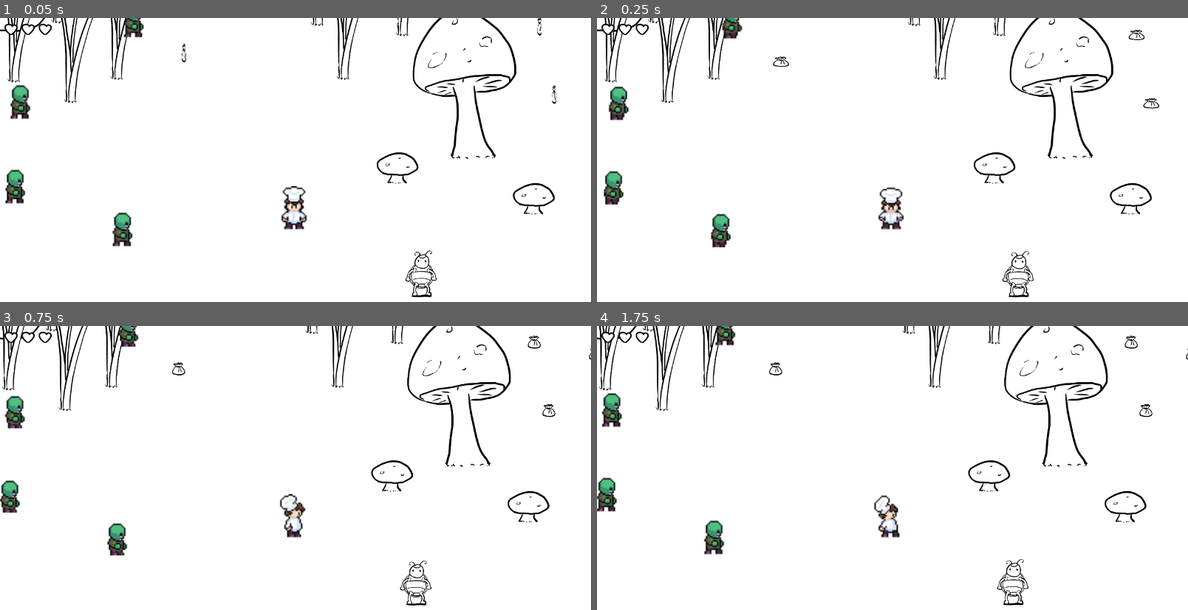
Above: before the commit, frames 1-4 (two rows, left to right).
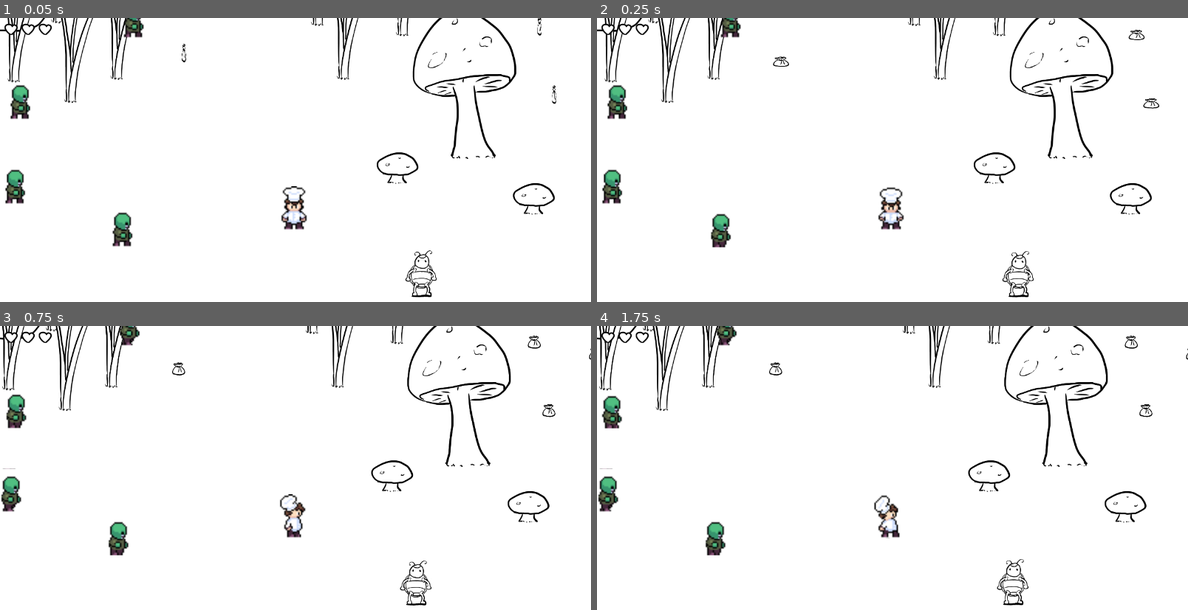
Above: after the commit, the same moments.

Repository: malogal/TrigRPG
Game: Godot game, scene res://scenes/levels/Outside.tscn
Two runs of this game, one before a commit and one after it. Both use one fixed random seed, a clock stepped at 60 frames per second and the inputs below. This scene is started directly instead of the project's main scene.
Inputs (mouse positions are in pixels of both pictures, inside the frame that each line leads up to):
- Up to frame 1 (0.05 s): no input
- Up to frame 2 (0.25 s): no input
- Up to frame 3 (0.75 s): move the mouse to (425, 479) at 0.52 s; hold Right (move_right) from 0.53 s (still down); tap Ctrl (attack) at 0.6 s
- Up to frame 4 (1.75 s): move the mouse to (774, 513) at 1.27 s; release Right (move_right) at 1.28 s; hold Down (move_down) from 1.28 s (still down); tap E (interact) at 1.35 s

Frame 1 is identical in both runs. In frame 2, 0.7% of the frame differs, in the area x 0-25%, y 0-66%; in frame 3, 1.0%, in the area x 0-24%, y 0-81%; in frame 4, 1.0%.

Commit message:
pie and zombie animations added
pie and zombie animations added, zombies animate at different speeds so its not so creepy. need to link pie amount to the correct animation

Diff:
--- a/scenes/characters/Enemy.gd
+++ b/scenes/characters/Enemy.gd
@@ -26,6 +26,7 @@
 
 func _ready():
 	randomize()
+	$anims.speed_scale = randf_range(0.25,2)
 
 func _physics_process(_delta):
 
--- a/scenes/characters/debug_character.tscn
+++ b/scenes/characters/debug_character.tscn
@@ -1,29 +1,34 @@
-[gd_scene load_steps=4 format=3]
+[gd_scene load_steps=4 format=3 uid="uid://bk42yg5aycg0t"]
 
 [ext_resource type="FontFile" uid="uid://dxsjw0432epve" path="res://fonts/Candy Demo.ttf" id="1"]
 [ext_resource type="Script" path="res://scenes/characters/debug_character.gd" id="2"]
 
-[sub_resource type="FontFile" id=1]
-size = 32
-font_data = ExtResource( 1 )
+[sub_resource type="FontFile" id="1"]
+fallbacks = Array[Font]([ExtResource("1"), ExtResource("1")])
+subpixel_positioning = 0
+msdf_pixel_range = 14
+msdf_size = 128
+cache/0/16/0/ascent = 0.0
+cache/0/16/0/descent = 0.0
+cache/0/16/0/underline_position = 0.0
+cache/0/16/0/underline_thickness = 0.0
+cache/0/16/0/scale = 1.0
+cache/0/16/0/kerning_overrides/16/0 = Vector2(0, 0)
 
 [node name="debug" type="CanvasLayer"]
-script = ExtResource( 2 )
+script = ExtResource("2")
 
 [node name="Control" type="Control" parent="."]
+layout_mode = 3
+anchors_preset = 15
 anchor_right = 1.0
 anchor_bottom = 1.0
-__meta__ = {
-"_edit_use_anchors_": false
-}
 
 [node name="stats" type="Label" parent="Control"]
+layout_mode = 0
 offset_left = 17.0
 offset_top = 16.0
 offset_right = 285.0
 offset_bottom = 211.0
-theme_override_fonts/font = SubResource( 1 )
-theme_override_colors/font_color = Color( 0.803922, 0.0784314, 0.0784314, 1 )
-__meta__ = {
-"_edit_use_anchors_": false
-}
+theme_override_colors/font_color = Color(0.803922, 0.0784314, 0.0784314, 1)
+theme_override_fonts/font = SubResource("1")
--- a/scenes/powers/pie/pie.gd
+++ b/scenes/powers/pie/pie.gd
@@ -3,6 +3,7 @@
 var speed: int
 var degree: int
 var test_count = 100
+var amount = 1 #update to amt when we get amount changing in place
 
 # Pie rotation
 const rotate_speed = 350
@@ -20,10 +21,11 @@
 signal hit
 # Called when the node enters the scene tree for the first time.
 func _ready():
+	$AnimatedPie.animation = "amount_"+str(amount)
 	$AnimatedPie.play()
 
 
-func new_pie(start_pos: Vector2, dir: Vector2, amount: int, pie_speed: int):
+func new_pie(start_pos: Vector2, dir: Vector2, amt: int, pie_speed: int):
 	global_position = start_pos
 	target = dir
 	degree = amount
@@ -43,7 +45,7 @@
 
 func _physics_process(delta):
 	linear_velocity = global_position.direction_to(target*500) * speed
-	angular_velocity = delta*rotate_speed
+	#angular_velocity = delta*rotate_speed
 
 
 func _on_body_entered(body):
--- a/scenes/powers/pie/pie.tscn
+++ b/scenes/powers/pie/pie.tscn
@@ -1,18 +1,145 @@
-[gd_scene load_steps=5 format=3 uid="uid://dntuwro3gepaq"]
+[gd_scene load_steps=24 format=3 uid="uid://dntuwro3gepaq"]
 
 [ext_resource type="Script" path="res://scenes/powers/pie/pie.gd" id="1_4a6u7"]
-[ext_resource type="Texture2D" uid="uid://cihittrmd7t2i" path="res://textures/projectile/pixel-pie-400.png" id="1_gldwi"]
+[ext_resource type="Texture2D" uid="uid://m2oy3e7g2kdi" path="res://textures/projectile/pie_slice.png" id="2_hv8re"]
+[ext_resource type="Texture2D" uid="uid://b7uipfuwkbwag" path="res://textures/projectile/pie_half.png" id="3_3ot3y"]
+[ext_resource type="Texture2D" uid="uid://bc6tn1ljbng2m" path="res://textures/projectile/pie_smallslice.png" id="4_80vmk"]
+[ext_resource type="Texture2D" uid="uid://b4v3sxg7id33r" path="res://textures/projectile/pie_full.png" id="5_yg6e8"]
 
 [sub_resource type="CircleShape2D" id="CircleShape2D_ygu5d"]
+
+[sub_resource type="AtlasTexture" id="AtlasTexture_r72bl"]
+atlas = ExtResource("2_hv8re")
+region = Rect2(0, 0, 16, 16)
+
+[sub_resource type="AtlasTexture" id="AtlasTexture_ocymn"]
+atlas = ExtResource("2_hv8re")
+region = Rect2(16, 0, 16, 16)
+
+[sub_resource type="AtlasTexture" id="AtlasTexture_x1hwg"]
+atlas = ExtResource("2_hv8re")
+region = Rect2(32, 0, 16, 16)
+
+[sub_resource type="AtlasTexture" id="AtlasTexture_qlyix"]
+atlas = ExtResource("2_hv8re")
+region = Rect2(48, 0, 16, 16)
+
+[sub_resource type="AtlasTexture" id="AtlasTexture_7wnl0"]
+atlas = ExtResource("3_3ot3y")
+region = Rect2(0, 0, 16, 16)
+
+[sub_resource type="AtlasTexture" id="AtlasTexture_8vnsb"]
+atlas = ExtResource("3_3ot3y")
+region = Rect2(16, 0, 16, 16)
+
+[sub_resource type="AtlasTexture" id="AtlasTexture_70yui"]
+atlas = ExtResource("3_3ot3y")
+region = Rect2(32, 0, 16, 16)
+
+[sub_resource type="AtlasTexture" id="AtlasTexture_7oldx"]
+atlas = ExtResource("3_3ot3y")
+region = Rect2(48, 0, 16, 16)
+
+[sub_resource type="AtlasTexture" id="AtlasTexture_ypxnc"]
+atlas = ExtResource("4_80vmk")
+region = Rect2(0, 0, 16, 16)
+
+[sub_resource type="AtlasTexture" id="AtlasTexture_02vyx"]
+atlas = ExtResource("4_80vmk")
+region = Rect2(16, 0, 16, 16)
+
+[sub_resource type="AtlasTexture" id="AtlasTexture_vkcvd"]
+atlas = ExtResource("4_80vmk")
+region = Rect2(32, 0, 16, 16)
+
+[sub_resource type="AtlasTexture" id="AtlasTexture_jxp8f"]
+atlas = ExtResource("4_80vmk")
+region = Rect2(48, 0, 16, 16)
+
+[sub_resource type="AtlasTexture" id="AtlasTexture_crj4k"]
+atlas = ExtResource("5_yg6e8")
+region = Rect2(0, 0, 16, 16)
+
+[sub_resource type="AtlasTexture" id="AtlasTexture_a8y7v"]
+atlas = ExtResource("5_yg6e8")
+region = Rect2(16, 0, 16, 16)
+
+[sub_resource type="AtlasTexture" id="AtlasTexture_xpk6o"]
+atlas = ExtResource("5_yg6e8")
+region = Rect2(32, 0, 16, 16)
+
+[sub_resource type="AtlasTexture" id="AtlasTexture_87iin"]
+atlas = ExtResource("5_yg6e8")
+region = Rect2(48, 0, 16, 16)
 
 [sub_resource type="SpriteFrames" id="SpriteFrames_a51nj"]
 animations = [{
 "frames": [{
 "duration": 1.0,
-"texture": ExtResource("1_gldwi")
+"texture": SubResource("AtlasTexture_r72bl")
+}, {
+"duration": 1.0,
+"texture": SubResource("AtlasTexture_ocymn")
+}, {
+"duration": 1.0,
+"texture": SubResource("AtlasTexture_x1hwg")
+}, {
+"duration": 1.0,
+"texture": SubResource("AtlasTexture_qlyix")
 }],
 "loop": true,
-"name": &"pie",
+"name": &"amount_1",
+"speed": 5.0
+}, {
+"frames": [{
+"duration": 1.0,
+"texture": SubResource("AtlasTexture_7wnl0")
+}, {
+"duration": 1.0,
+"texture": SubResource("AtlasTexture_8vnsb")
+}, {
+"duration": 1.0,
+"texture": SubResource("AtlasTexture_70yui")
+}, {
+"duration": 1.0,
+"texture": SubResource("AtlasTexture_7oldx")
+}],
+"loop": true,
+"name": &"amount_2",
+"speed": 5.0
+}, {
+"frames": [{
+"duration": 1.0,
+"texture": SubResource("AtlasTexture_ypxnc")
+}, {
+"duration": 1.0,
+"texture": SubResource("AtlasTexture_02vyx")
+}, {
+"duration": 1.0,
+"texture": SubResource("AtlasTexture_vkcvd")
+}, {
+"duration": 1.0,
+"texture": SubResource("AtlasTexture_jxp8f")
+}],
+"loop": true,
+"name": &"amount_3",
+"speed": 5.0
+}, {
+"frames": [{
+"duration": 1.0,
+"texture": SubResource("AtlasTexture_crj4k")
+}, {
+"duration": 1.0,
+"texture": SubResource("AtlasTexture_a8y7v")
+}, {
+"duration": 1.0,
+"texture": SubResource("AtlasTexture_xpk6o")
+}, {
+"duration": 1.0,
+"texture": SubResource("AtlasTexture_87iin")
+}],
+"loop": true,
+"name": &"amount_4",
 "speed": 5.0
 }]
 
@@ -28,9 +155,9 @@
 
 [node name="AnimatedPie" type="AnimatedSprite2D" parent="."]
 z_index = 3
-scale = Vector2(0.3, 0.3)
+scale = Vector2(6, 6)
 sprite_frames = SubResource("SpriteFrames_a51nj")
-animation = &"pie"
+animation = &"amount_1"
 
 [node name="VisibleOnScreenNotifier2D" type="VisibleOnScreenNotifier2D" parent="."]
 
Not shown: 1 places in scenes/characters/Player.tscn that only renumber resources
